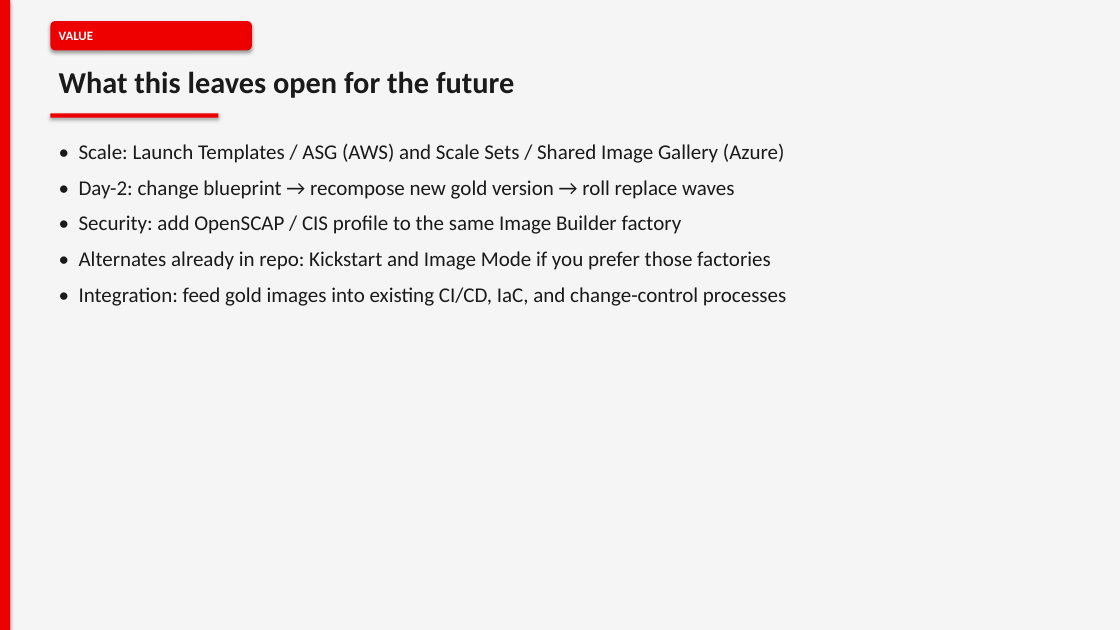
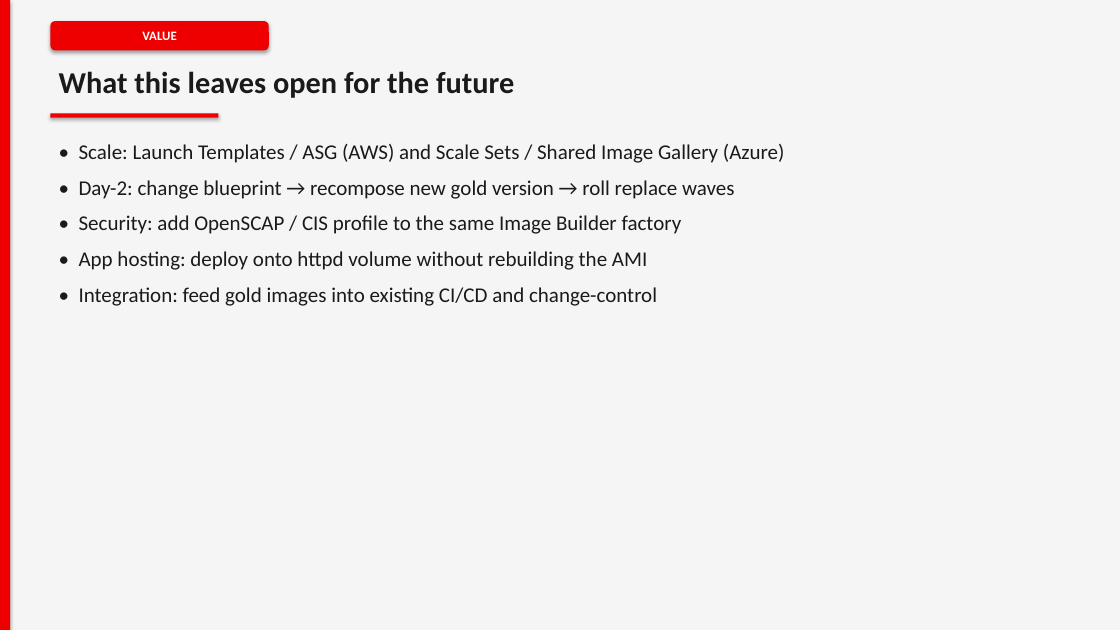
Before and after one commit to ydandge-oss/fedora-lane-core-pack-faster, a slide deck: slide 11 of docs/Fedora-Lane-Expansion-Pack-Technical-Solution.pptx (slide 10 before the commit). Drawn at 1120x630 pixels with LibreOffice and Linux fonts; fonts in the diff are those of the drawing. Boxes give left, top, right and bottom in pixels: in the first picture for what was removed or moved away, otherwise in the second. Text is boxed around its words. In the diff, an @@ line names an element or a change of style, - is before the commit and + after.

```diff
--- a/docs/Fedora-Lane-Expansion-Pack-Technical-Solution.pptx
+++ b/docs/Fedora-Lane-Expansion-Pack-Technical-Solution.pptx
@@ text "VALUE" at (x1=142, y1=31, x2=176, y2=40): alignment left to centre @@
@@ rounded rectangle resized from (x1=50, y1=21, x2=252, y2=50) to (x1=50, y1=21, x2=269, y2=50) @@
@@ text at (x1=79, y1=251, x2=657, y2=306): text changed @@
-• Alternates already in repo: Kickstart and Image Mode if you prefer those factories
-• Integration: feed gold images into existing CI/CD, IaC, and change-control processes
+• App hosting: deploy onto httpd volume without rebuilding the AMI
+• Integration: feed gold images into existing CI/CD and change-control
```
Also in this commit, not shown: 10 other slides changed, 2 slides added, 1 slide removed, 2 other files.
